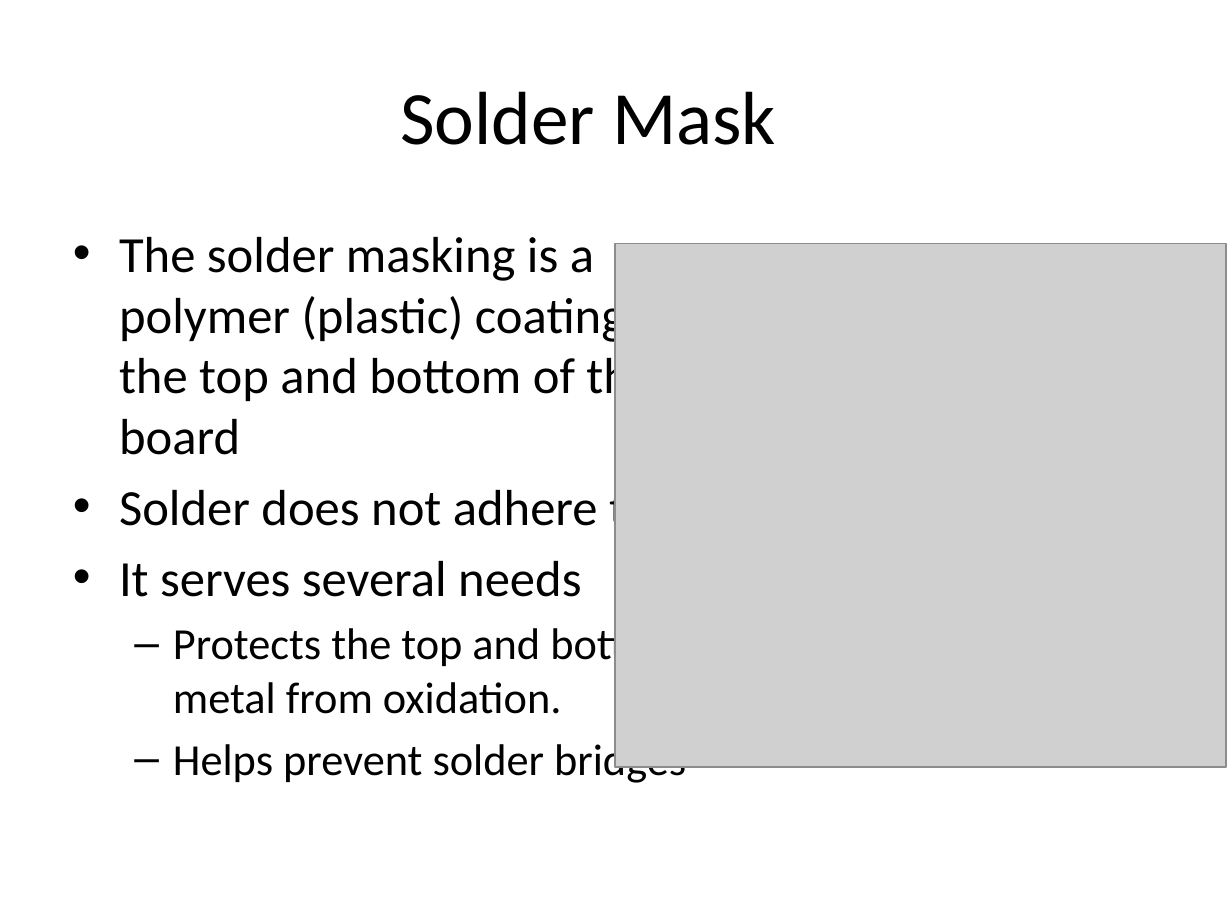
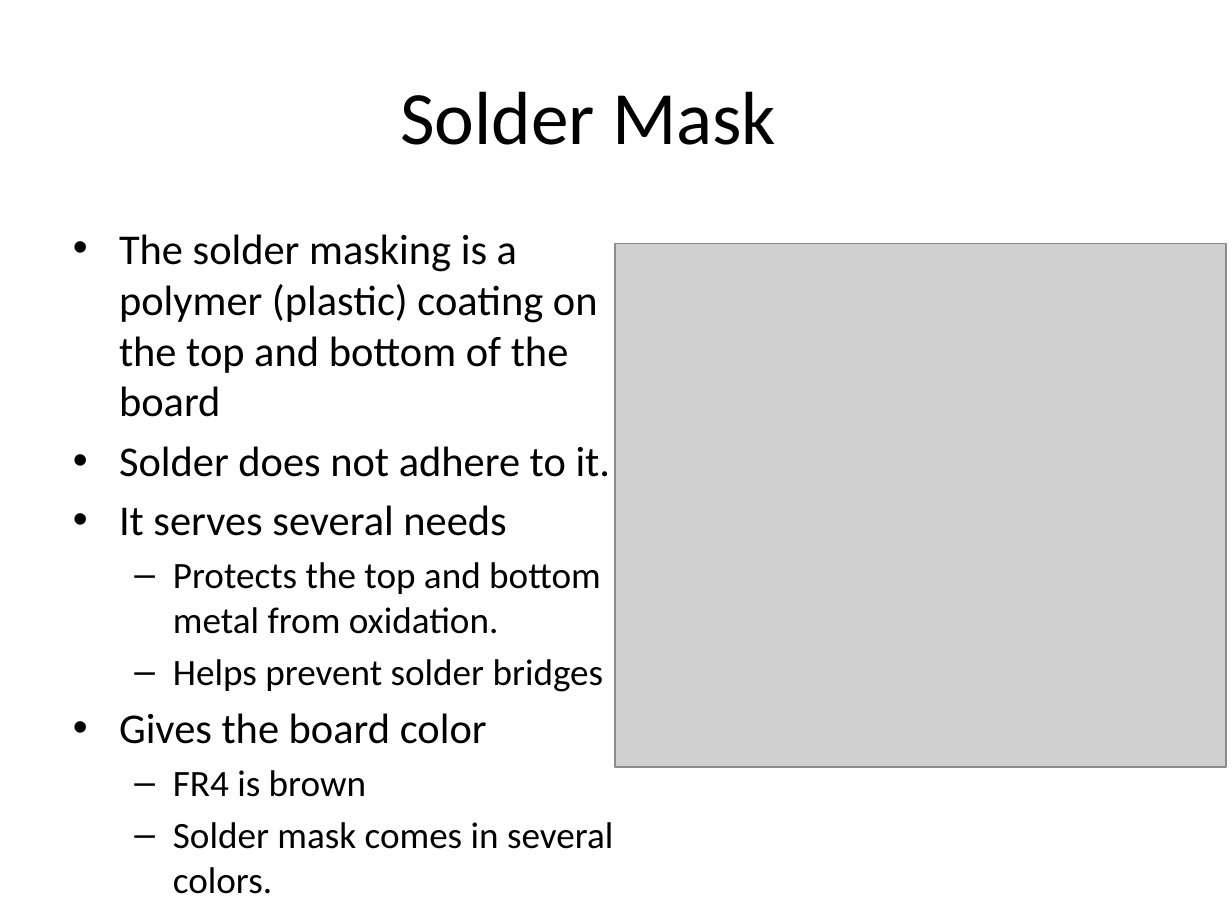
Before and after one commit to NVSL/QuadClass-Resources, a slide deck: slide 7 of Lecture Slides/Lab01-Eagle-Intro.pptx. Drawn at 1232x924 pixels with LibreOffice and Linux fonts; fonts in the diff are those of the drawing; grey boxes stand for pictures. Boxes give left, top, right and bottom in pixels: in the first picture for what was removed or moved away, otherwise in the second. Text is boxed around its words. In the diff, an @@ line names an element or a change of style, - is before the commit and + after.

```diff
--- a/Lecture Slides/Lab01-Eagle-Intro.pptx
+++ b/Lecture Slides/Lab01-Eagle-Intro.pptx
@@ text at (119, 234, 611, 692): size 29.6 to 24.8 pt in "The solder masking is a polymer (plastic) ...", "Solder does not adhere to it.", "It serves several needs"; size 25.9 to 21.7 pt in "Protects the top and bottom metal from ...", "Helps prevent solder bridges" @@
@@ text at (119, 713, 613, 894): paragraphs added @@
+• Gives the board color
+  – FR4 is brown
+  – Solder mask comes in several colors.
```
Also in this commit, not shown: 15 other slides changed, 3 slides added, 6 other files.
